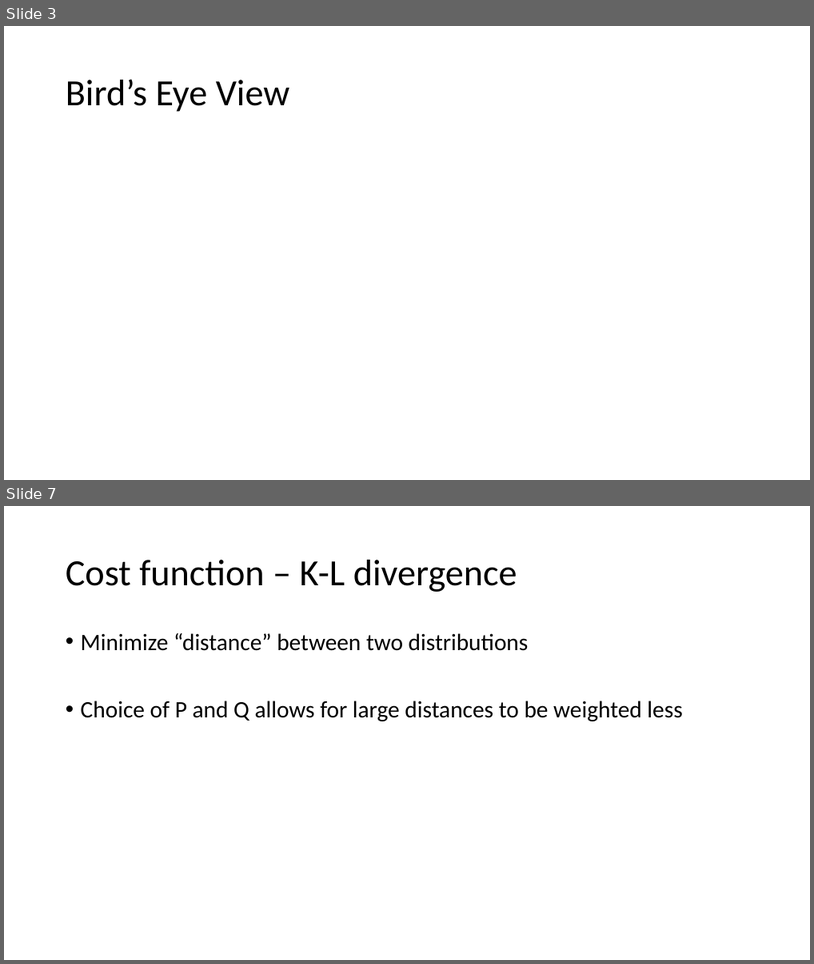
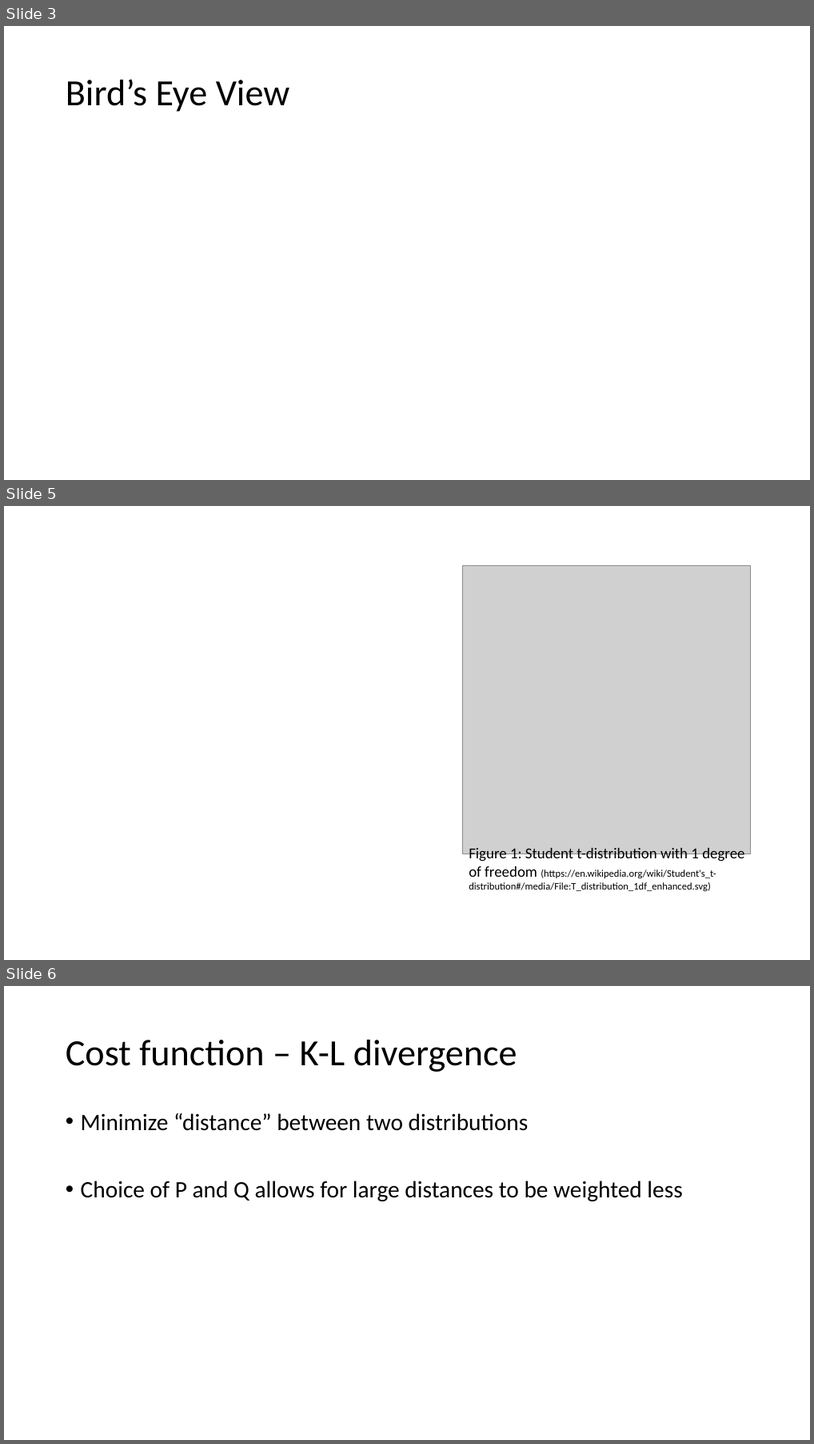
Before and after one commit to nbv3/math465_tsne, a slide deck: math465_tsne.pptx. Shown one above the other, each under a label of ours: slides 3 and 7 before the commit, slides 3, 5 and 6 after it; the slides between them are not shown. The pictures are 814x964 and 814x1444 pixels, drawn with LibreOffice and Linux fonts; fonts in the diff are those of the drawing; grey boxes stand for pictures. Boxes give left, top, right and bottom in pixels: in the first picture for what was removed or moved away, otherwise in the second. Text is boxed around its words. In the diff, an @@ line names an element or a change of style, - is before the commit and + after.

Commit message:
New slides and first photo

```diff
--- a/math465_tsne.pptx
+++ b/math465_tsne.pptx
@@ slide 5 added at (4, 506, 810, 960), background #FFFFFF @@
@@ picture added at (463, 566, 751, 854) @@
@@ text added at (469, 848, 745, 891), 12 pt, text #000000 @@
+Figure 1: Student t-distribution with 1 degree of freedom (https://en.wikipedia.org/wiki/Student's_t-distribution#/media/File:T_distribution_1df_enhanced.svg)
@@ what was slide 7 is now slide 6 @@
```
Also in this commit, not shown: 1 slide changed, 1 other slide added, 2 slides removed, 1 other file.
